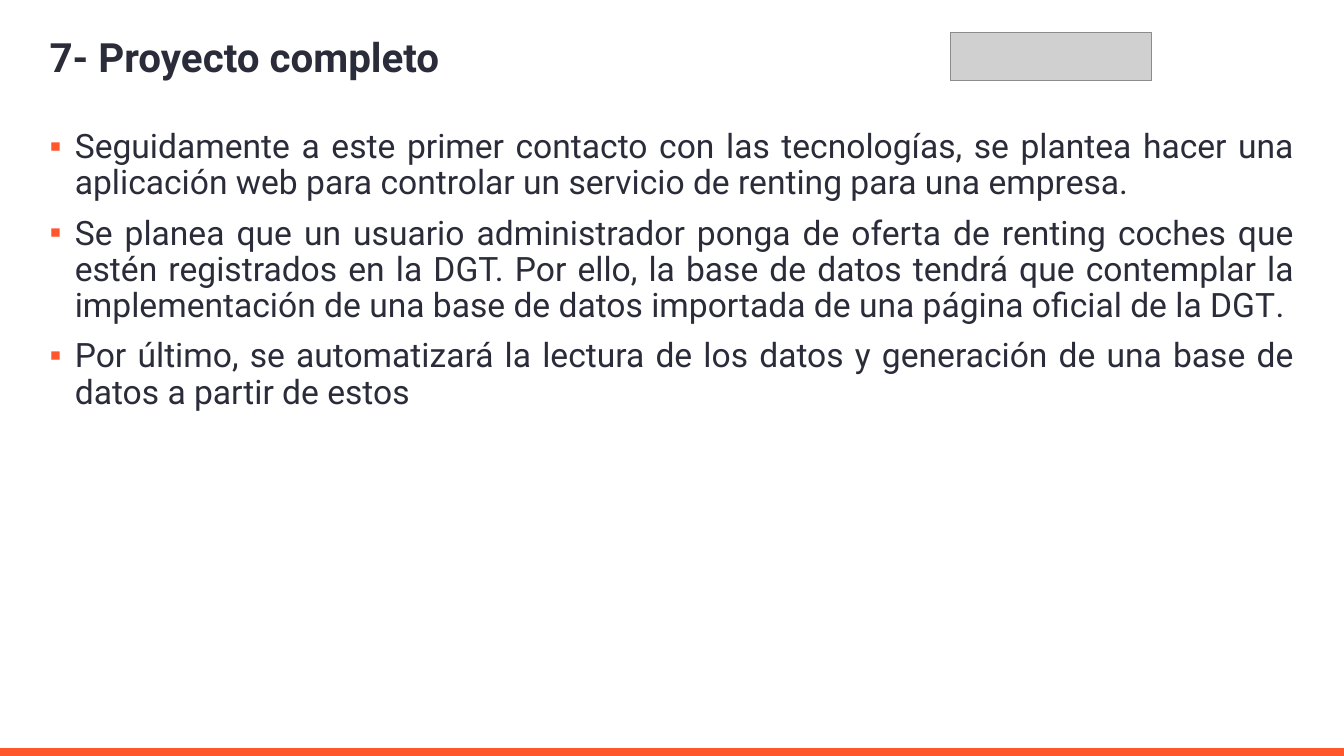
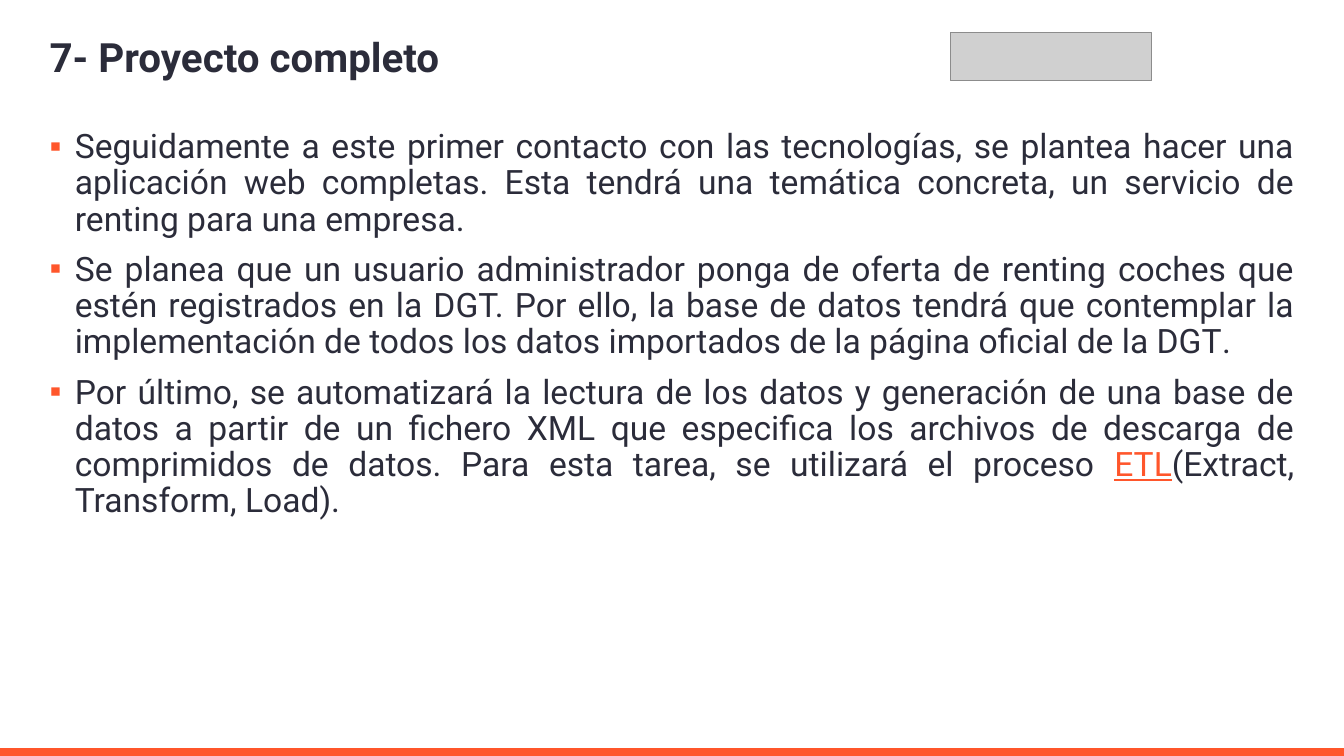
Before and after one commit to AleMedinaGarc/DotnetAPI-Practice, a slide deck: slide 13 of IniciacionDePracticasExternas.pptx. Drawn at 1344x756 pixels with LibreOffice and Linux fonts; fonts in the diff are those of the drawing; grey boxes stand for pictures; background and template pictures are left out. Boxes give left, top, right and bottom in pixels: in the first picture for what was removed or moved away, otherwise in the second. Text is boxed around its words. In the diff, an @@ line names an element or a change of style, - is before the commit and + after.

```diff
--- a/IniciacionDePracticasExternas.pptx
+++ b/IniciacionDePracticasExternas.pptx
@@ text at [75, 132, 1294, 520]: text changed @@
-▪ Seguidamente a este primer contacto con las tecnologías, se plantea hacer una aplicación web para controlar un servicio de renting para una empresa.
-▪ Se planea que un usuario administrador ponga de oferta de renting coches que estén registrados en la DGT. Por ello, la base de datos tendrá que contemplar la implementación de una base de datos importada de una página oficial de la DGT.
-▪ Por último, se automatizará la lectura de los datos y generación de una base de datos a partir de estos
+▪ Seguidamente a este primer contacto con las tecnologías, se plantea hacer una aplicación web completas. Esta tendrá una temática concreta, un servicio de renting para una empresa.
+▪ Se planea que un usuario administrador ponga de oferta de renting coches que estén registrados en la DGT. Por ello, la base de datos tendrá que contemplar la implementación de todos los datos importados de la página oficial de la DGT.
+▪ Por último, se automatizará la lectura de los datos y generación de una base de datos a partir de un fichero XML que especifica los archivos de descarga de comprimidos de datos. Para esta tarea, se utilizará el proceso ETL(Extract, Transform, Load).
```
Also in this commit, not shown: 5 other slides changed, 2 slides added, 2 other files.
